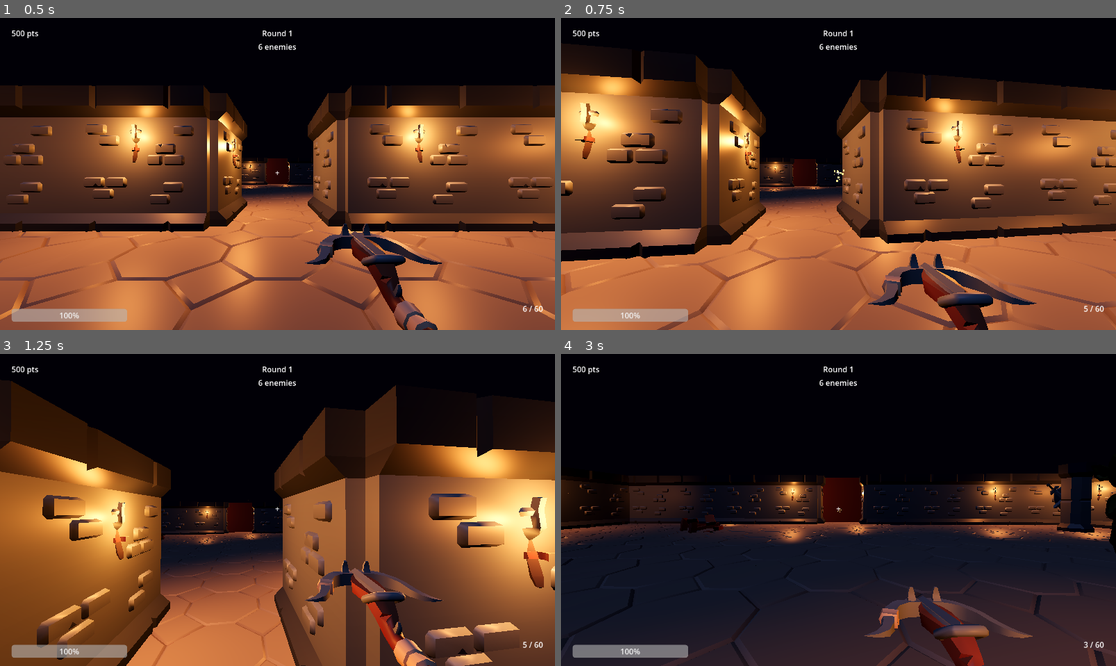
Above: before the commit, frames 1-4 (two rows, left to right).
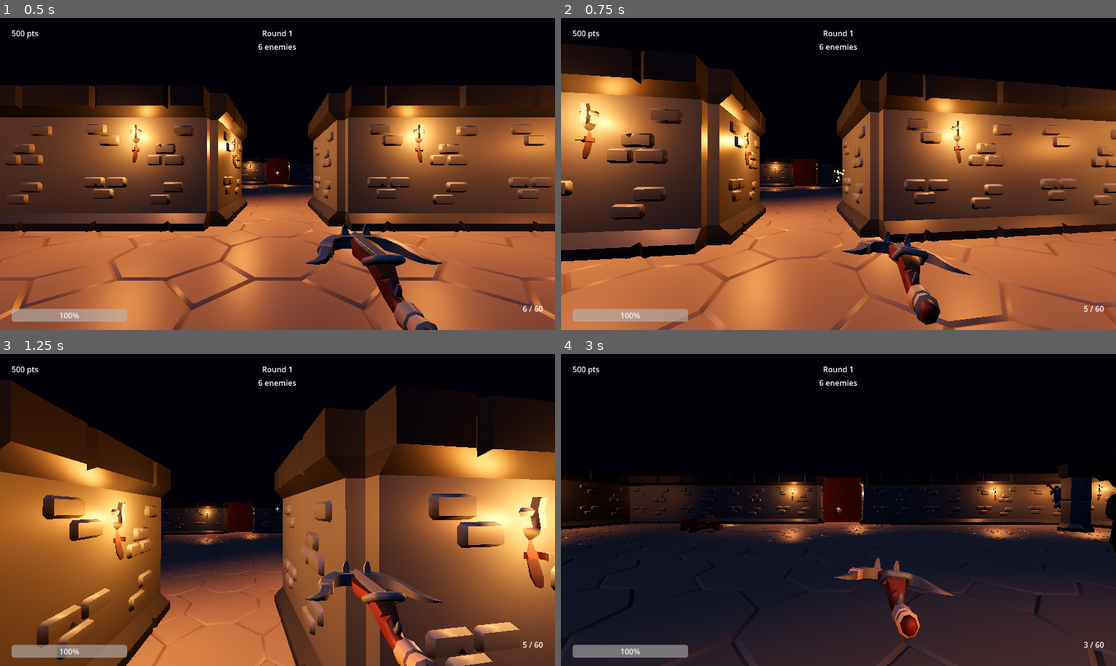
Above: after the commit, the same moments.

Repository: ariesyous/projectbluebean
Game: Godot game, scene res://scenes/world/Arena.tscn
Two runs of this game, one before a commit and one after it. Both use one fixed random seed, a clock stepped at 60 frames per second and the inputs below.
Inputs (mouse positions are in pixels of both pictures, inside the frame that each line leads up to):
- Up to frame 1 (0.5 s): no input
- Up to frame 2 (0.75 s): tap Enter at 0.5 s; move the mouse to (866, 174) at 0.52 s; hold W (move_forward) from 0.53 s (still down); hold V (melee) from 0.53 s (still down); click (866, 174) at 0.67 s
- Up to frame 3 (1.25 s): keep holding W (move_forward); keep holding V (melee); tap Space (jump) at 0.77 s
- Up to frame 4 (3 s): keep holding W (move_forward); move the mouse to (810, 510) at 1.27 s; release V (melee) at 1.28 s; click (810, 510) at 1.35 s; tap Space (jump) at 1.52 s; tap V (melee) at 1.55, 2.85 s; move the mouse to (849, 503) at 2.02 s; hold V (melee) 2.03-2.78 s; tap F (interact) at 2.1 s; move the mouse to (832, 516) at 2.77 s; click (832, 516) at 2.92 s

Frame 1 is identical in both runs. In frame 2, 3.9% of the frame differs, in the area x 50-86%, y 68-100%; in frame 3, 0.3%; in frame 4, 3.1%.

Commit message:
Add visible quick melee animation

Diff:
--- a/projectbluebean/scripts/player/player.gd
+++ b/projectbluebean/scripts/player/player.gd
@@ -17,6 +17,9 @@
 @export var sway_lerp: float = 5.0
 @export var bob_frequency: float = 2.4
 @export var bob_amplitude: float = 0.06
+@export var melee_anim_duration: float = 0.28
+@export var melee_anim_lunge: float = 0.32
+@export var melee_anim_tilt_degrees: float = 18.0
 
 const STAMINA_SPEED_MULT := 1.35       ## Stamin-Up: faster movement
 const SPEED_COLA_RELOAD_MULT := 0.5    ## Speed Cola: reload_time multiplier (<1 = faster)
@@ -35,6 +38,7 @@
 var _weapon_scene_paths: Array[String] = []
 var _current_interactable = null
 var _melee_timer: float = 0.0
+var _melee_anim_time: float = 0.0
 var _mouse_input: Vector2 = Vector2.ZERO
 var _bob_time: float = 0.0
 
@@ -146,6 +150,7 @@
 	if _melee_timer > 0.0:
 		return
 	_melee_timer = melee_cooldown
+	_start_melee_animation()
 	var from := camera.global_position
 	var to := from + (-camera.global_transform.basis.z) * melee_range
 	var query := PhysicsRayQueryParameters3D.create(from, to)
@@ -165,6 +170,9 @@
 	else:
 		_spawn_melee_feedback(point, false)
 
+func _start_melee_animation() -> void:
+	_melee_anim_time = melee_anim_duration
+
 func _spawn_melee_feedback(pos: Vector3, hit_enemy: bool) -> void:
 	var light := OmniLight3D.new()
 	light.light_color = Color(1.0, 0.35, 0.15) if hit_enemy else Color(0.8, 0.8, 0.8)
@@ -184,6 +192,7 @@
 	if GameState.is_game_over:
 		return
 	_melee_timer = maxf(_melee_timer - delta, 0.0)
+	_melee_anim_time = maxf(_melee_anim_time - delta, 0.0)
 	if not is_on_floor():
 		velocity += get_gravity() * delta
 	if Input.is_action_just_pressed("jump") and is_on_floor():
@@ -214,8 +223,23 @@
 		_mouse_input.x * sway_amount * 0.001,
 		0.0
 	)
+	var melee_offset := Vector3.ZERO
+	var melee_rotation := Vector3.ZERO
+	if _melee_anim_time > 0.0:
+		var progress := 1.0 - (_melee_anim_time / maxf(melee_anim_duration, 0.01))
+		var attack := sin(clampf(progress / 0.42, 0.0, 1.0) * PI * 0.5)
+		var recover := 1.0 - clampf((progress - 0.42) / 0.58, 0.0, 1.0)
+		var weight := attack * recover
+		melee_offset = Vector3(-0.14, 0.08, -melee_anim_lunge) * weight
+		melee_rotation = Vector3(
+			deg_to_rad(-8.0),
+			deg_to_rad(-12.0),
+			deg_to_rad(-melee_anim_tilt_degrees)
+		) * weight
+	sway_target_rotation += melee_rotation
 	weapon_holder.rotation.x = lerp_angle(weapon_holder.rotation.x, sway_target_rotation.x, delta * sway_lerp)
 	weapon_holder.rotation.y = lerp_angle(weapon_holder.rotation.y, sway_target_rotation.y, delta * sway_lerp)
+	weapon_holder.rotation.z = lerp_angle(weapon_holder.rotation.z, sway_target_rotation.z, delta * sway_lerp)
 	_mouse_input = Vector2.ZERO # Reset for next frame
 
 	# 2. Weapon Bob (Movement)
@@ -231,8 +255,9 @@
 		0.0
 	)
 
-	var target_pos := _initial_weapon_holder_pos + bob_offset
-	weapon_holder.position = weapon_holder.position.lerp(target_pos, delta * 10.0)
+	var target_pos := _initial_weapon_holder_pos + bob_offset + melee_offset
+	var visual_lerp := 18.0 if _melee_anim_time > 0.0 else 10.0
+	weapon_holder.position = weapon_holder.position.lerp(target_pos, delta * visual_lerp)
 
 func _handle_weapon_input() -> void:
 	if _current_weapon == null:
Not shown, changed: AGENTS.md
Not shown, changed: CLAUDE.md
